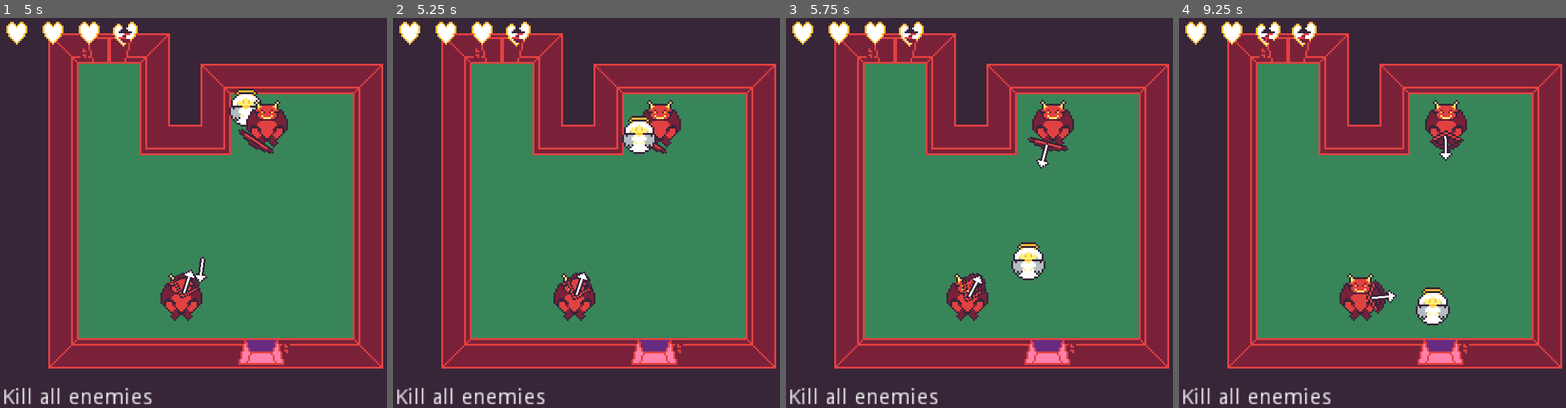
Above: before the commit, frames 1-4 (left to right).
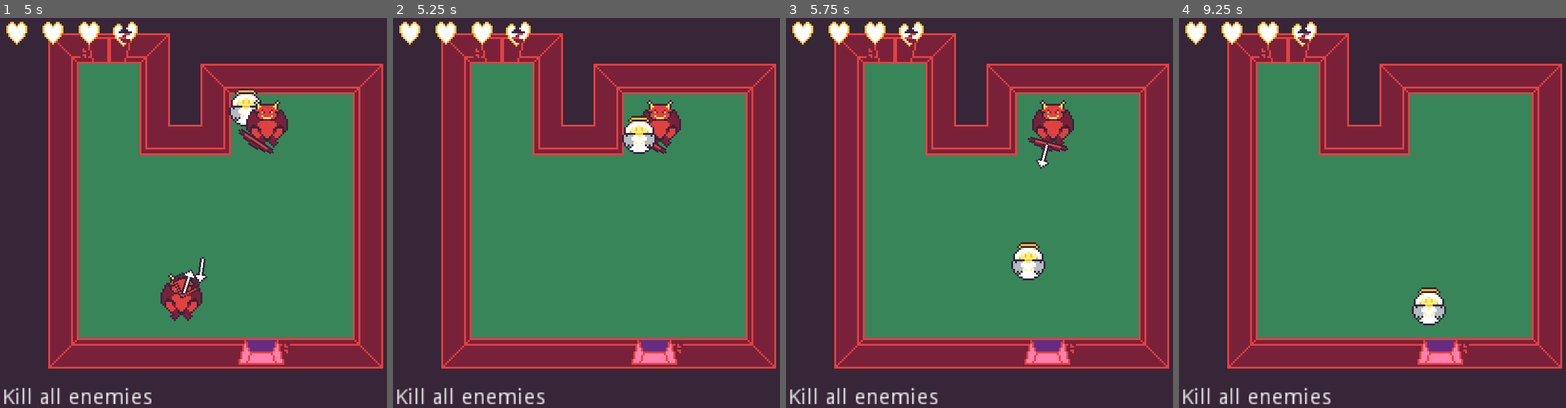
Above: after the commit, the same moments.

Repository: rthurmed/DiveIntoHell
Game: Godot game, scene res://src/Main.tscn
Two runs of this game, one before a commit and one after it. Both use one fixed random seed, a clock stepped at 60 frames per second and the inputs below.
Inputs:
- Up to frame 1 (5 s): hold D (player_right) 0.53-1.28 s; hold S (player_down) 1.28-2.03 s; hold D (player_right) 2.03-2.78 s; hold W (player_up) 2.78-3.53 s; hold A (player_left) from 3.53 s (still down); tap Enter at 4.25 s
- Up to frame 2 (5.25 s): tap Space at 5 s; release A (player_left) at 5.03 s; hold S (player_down) from 5.03 s (still down)
- Up to frame 3 (5.75 s): keep holding S (player_down)
- Up to frame 4 (9.25 s): release S (player_down) at 5.78 s; hold D (player_right) 5.78-6.53 s; hold W (player_up) 6.53-7.28 s; hold D (player_right) 7.28-8.03 s; hold S (player_down) 8.03-8.78 s; hold A (player_left) from 8.78 s (still down)

Frame 1 is identical in both runs. In frame 2, 1.0% of the frame differs, in the area x 41-53%, y 64-78%; in frame 3, 1.0%; in frame 4, 2.8%, in the area x 19-75%, y 0-79%.

Commit message:
Added WIP simple enemy death

Diff:
--- a/src/enemy/devil/Devil.gd
+++ b/src/enemy/devil/Devil.gd
@@ -14,7 +14,6 @@
 onready var animation = $AnimationPlayer
 
 # TODO: Enemy base class with common functions
-# TODO: sprite that looks more 'topdown-ish'
 
 
 func aim_to_target(delta, speed = AIM_SPEED, offset = AIM_OFFSET):
@@ -24,10 +23,5 @@
 
 
 func damage():
-	# TODO
-	print_debug('NOT IMPLEMENTED YET')
-	pass
-
-
-func _on_StateMachine_transition(state_name):
-	print(name, ' transitions to state[', state_name, ']')
+	# TODO: death animation
+	queue_free()
--- a/src/enemy/devil/Devil.tscn
+++ b/src/enemy/devil/Devil.tscn
@@ -132,7 +132,6 @@
 anims/RESET = SubResource( 2 )
 anims/prepare = SubResource( 1 )
 
-[connection signal="transition" from="StateMachine" to="." method="_on_StateMachine_transition"]
 [connection signal="timeout" from="StateMachine/Aim/Timer" to="StateMachine/Aim" method="_on_Timer_timeout"]
 [connection signal="timeout" from="StateMachine/Wait/Timer" to="StateMachine/Wait" method="_on_Timer_timeout"]
 [connection signal="animation_finished" from="AnimationPlayer" to="StateMachine/Prepare" method="_on_AnimationPlayer_animation_finished"]
